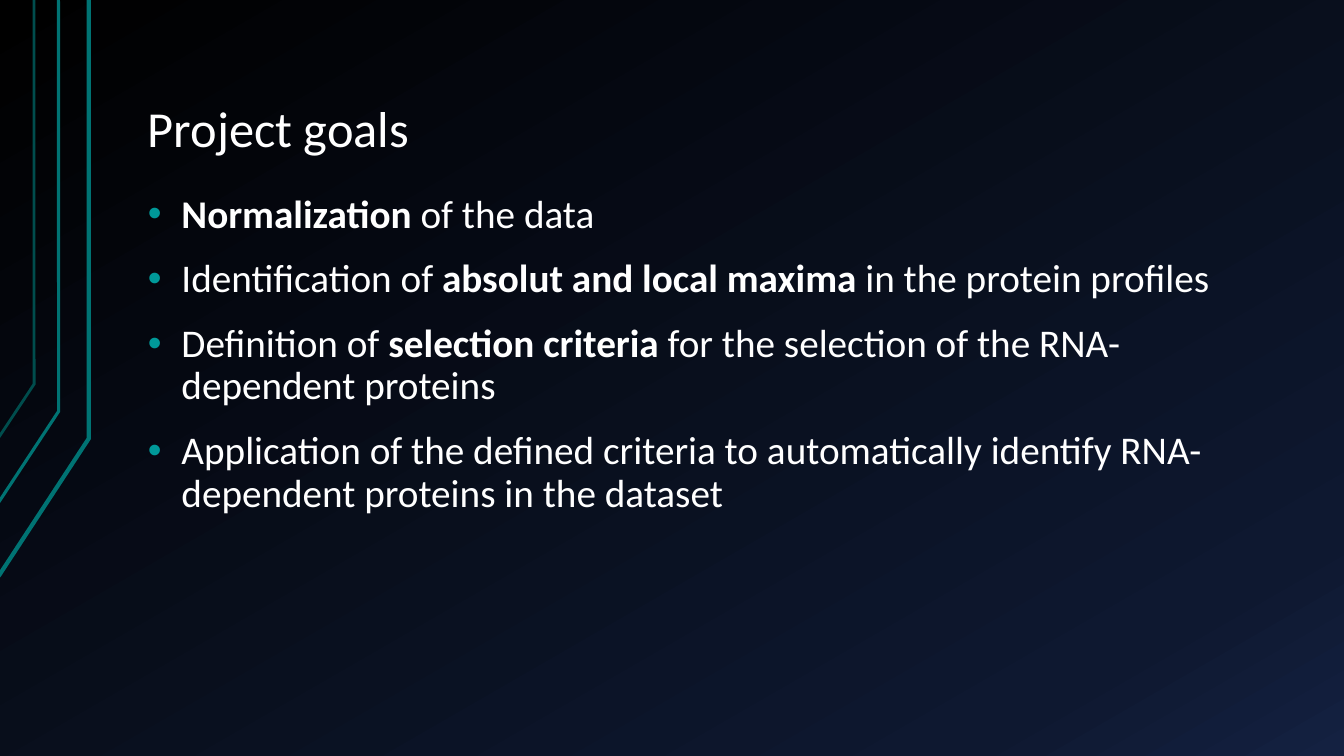
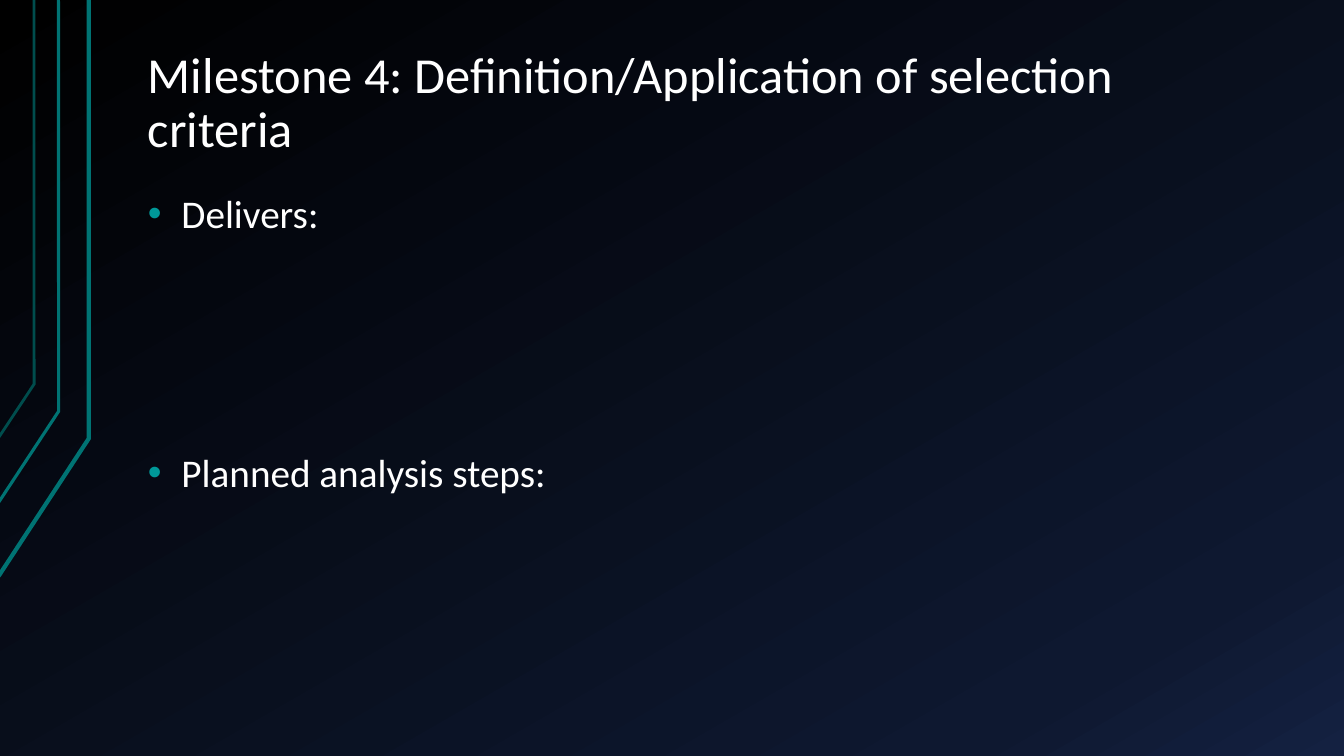
Before and after one commit to AlexandraKummer/2021-topic-03-team-04, a slide deck: slide 8 of Project proposal.pptx (slide 3 before the commit). Drawn at 1344x756 pixels with LibreOffice and Linux fonts; fonts in the diff are those of the drawing. Boxes give left, top, right and bottom in pixels: in the first picture for what was removed or moved away, otherwise in the second. Text is boxed around its words. In the diff, an @@ line names an element or a change of style, - is before the commit and + after.

```diff
--- a/Project proposal.pptx
+++ b/Project proposal.pptx
@@ title at [148, 58, 1113, 148]: text changed @@
-Project goals
+Milestone 4: Definition/Application of selection criteria
@@ text at [181, 200, 545, 494]: text changed @@
-• Normalization of the data
-• Identification of absolut and local maxima in the protein profiles
-• Definition of selection criteria for the selection of the RNA-dependent proteins
-• Application of the defined criteria to automatically identify RNA-dependent proteins in the dataset
+• Delivers:
+• Planned analysis steps:
```
Also in this commit, not shown: 3 other slides changed, 7 slides added, 6 slides removed.
